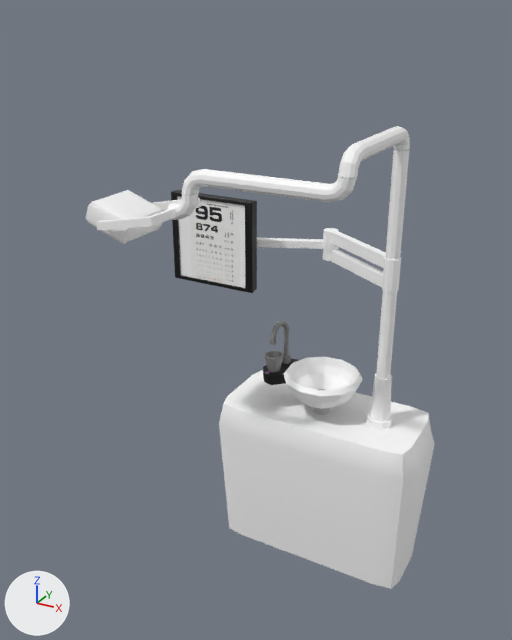
One commit to the FBX model VRdentist/Assets/Dental/DentalRoom/Model/TableLight.fbx: the scene before it, then after it.
Rendered twice from a 50 mm camera at (1.36, -2.17, 2.58) aimed at (-0.05, 0.39, 1.3). The lights are fixed; the arrows at lower left show +X, +Y and +Z. Where no turn or scale is listed for an object, it has been applied to the vertices.
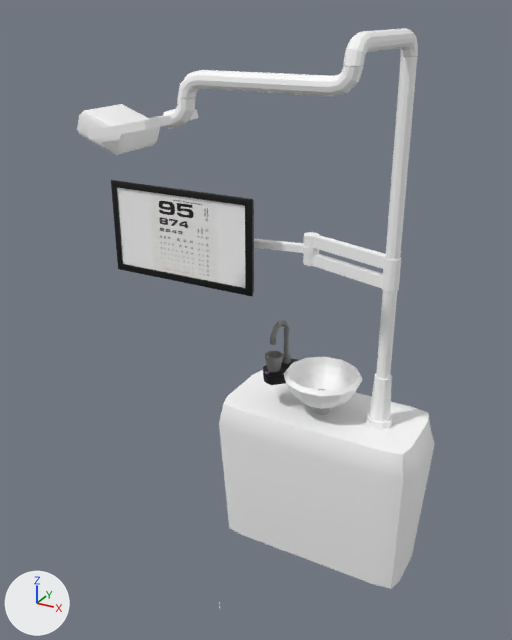
ob_tablelight is not drawn itself; it is the parent of ob_tv, ob_pcylinder28, ob_light, ob_lightstand, ob_mouthful.
ob_lightstand is not drawn itself; it is the parent of ob_ptorus6.
ob_tv is not drawn itself; it is the parent of ob_pcube81.

Where the newer file only moved an object's origin or applied its transform, the numbers keep the older frame.

What changed in the scene script:
```text
Change me_mesh_005:
    where me_mesh_005.from_pydata(...)  # 144 vertices, 134 faces; spans x -0.032..0.032, y -0.307..0.307, z -0.055..0.055
    me_mesh_005 part 4: the whole mesh is moved by (0.0, 0.0, 0.34)
Change me_mesh_018:
    used by ob_pcylinder28; parent = ob_tablelight; location = (2.453, 47.17, -48.7); rotation_euler = (0.0, 0.349, 0.0), in degrees (0, 20, 0); scale = (3.88, 1.7, 3.88)
    remove me_mesh_018.from_pydata(...)  # 32 vertices, 42 faces; spans x -16.6..1.0, y -1.0..1.0, z -1.0..1.5
    add me_mesh_018.from_pydata(...)  # 32 vertices, 42 faces; spans x -64.6..3.9, y -1.7..1.7, z -3.9..11.2
    me_mesh_018 part 8: 32 of 32 vertices moved; they spanned x -16.6..1.0, y -1.0..1.0, z -1.0..1.5 and now span x -64.6..3.9, y -1.7..1.7, z -3.9..11.2; mean shift (-8.4, 0.0, 1.9); largest move (-16.6, -1.0, 0.5) -> (-64.6, -1.7, 10.5)
Change me_mesh_017:
    where me_mesh_017.from_pydata(...)  # 100 vertices, 124 faces; spans x -0.418..0.035, y -0.035..0.284, z -0.14..0.0
    me_mesh_017 part 1: the whole mesh is turned 15.1 degrees about the z axis through the mesh origin
Change me_mesh_007:
    where me_mesh_007.from_pydata(...)  # 146 vertices, 156 faces; spans x -0.89..0.89, y -2.73..2.73, z -2.95..2.95
    used by ob_ptorus6; parent = ob_lightstand; location = (-26.12, 188.3, 0.141); rotation_euler = (-1.571, 0.0, 1.776), in degrees (-90, 0, 102); scale = (6.3, 6.3, 6.3)
    me_mesh_007 part 5: the whole mesh is multiplied about its middle by the matrix ((-1.283, 0.0, -6.168), (6.168, 0.0, -1.283), (0.0, -6.3, 0.0))
Change me_mesh_004:
    where me_mesh_004.from_pydata(...)  # 74 vertices, 84 faces; spans x -0.059..0.059, y -0.059..0.059, z -0.63..0.63
    me_mesh_004 part 3: all 13 vertices in x -0.031..0.031, y -0.032..0.032, z 0.63 are moved by (0.0, 0.0, 0.341)
Change me_mesh_016:
    where me_mesh_016.from_pydata(...)  # 4 vertices, 1 face; spans x -0.108..0.264, y 0.0, z -0.198..0.198
    me_mesh_016 part 7
    me_mesh_016.vertices[0].co: (-0.108, 0.0, -0.198) -> (-0.463, 0.0, -0.198)  # pixel (180, 275) -> pixel (123, 263)
    me_mesh_016.vertices[1].co: (0.264, 0.0, -0.198) -> (0.263, 0.0, -0.198)  # pixel (246, 288)
    me_mesh_016.vertices[2].co: (-0.108, 0.0, 0.198) -> (-0.463, 0.0, 0.198)  # pixel (176, 195) -> pixel (117, 187)
    me_mesh_016.vertices[3].co: (0.264, 0.0, 0.198) -> (0.263, 0.0, 0.198)  # pixel (246, 205) -> pixel (245, 205)
Change me_mesh_001:
    where me_mesh_001.from_pydata(...)  # 28 vertices, 26 faces; spans x -0.102..0.102, y -0.12..0.12, z -0.075..0.076
    me_mesh_001 part 9: the whole mesh is moved by (0.0, 0.0, 0.34)
Change me_mesh_006:
    where me_mesh_006.from_pydata(...)  # 96 vertices, 86 faces; spans x -0.342..0.342, y -0.032..0.032, z -0.063..0.063
    me_mesh_006 part 6: the whole mesh is moved by (0.0, 0.0, 0.34)
Change me_mesh_015:
    used by ob_pcube81; parent = ob_tv; location = (-1.772, 0.0000191, -0.779); scale = (17.8, 10.0, 3.03)
    remove me_mesh_015.from_pydata(...)  # 24 vertices, 22 faces; spans x -0.179..0.378, y -0.489..0.489, z 0.014..0.512
    add me_mesh_015.from_pydata(...)  # 24 vertices, 22 faces; spans x -11.299..6.731, y -5.277..5.277, z 0.043..1.551
    me_mesh_015 part 2: 24 of 24 vertices moved; they spanned x -0.179..0.378, y -0.489..0.489, z 0.014..0.512 and now span x -11.299..6.731, y -5.277..5.277, z 0.043..1.551; mean shift (-2.383, 0.0, 0.723); largest move (-0.179, -0.489, 0.464) -> (-11.299, -5.277, 1.408)
Change ob_tv:
    ob_tv.location: (-46.33, 48.38, -24.36) -> (-26.37, 156.5, -24.36)
Change ob_pcylinder28:
    ob_pcylinder28.rotation_euler: (0.0, 0.349, 0.0) -> (0.0, 0.0, 0.0)  # degrees (0, 20, 0) -> degrees (0, 0, 0)
    ob_pcylinder28.scale: (3.88, 1.7, 3.88) -> (1.0, 1.0, 1.0)
    ob_pcylinder28.location: (2.453, 47.17, -48.7) -> (17.27, 155.3, -37.9)
Change ob_ptorus6:
    ob_ptorus6.rotation_euler: (-1.571, 0.0, 1.776) -> (0.0, 0.0, 0.0)  # degrees (-90, 0, 102) -> degrees (0, 0, 0)
    ob_ptorus6.scale: (6.3, 6.3, 6.3) -> (1.0, 1.0, 1.0)
    ob_ptorus6.location: (-26.12, 188.3, 0.141) -> (-26.12, 222.3, 0.141)
Change ob_lightstand:
    ob_lightstand.location: (-9.858, -109.5, 31.1) -> (10.1, -1.372, 31.1)
Change ob_tablelight:
    ob_tablelight.location: (0.0986, 0.311, 1.095) -> (-0.101, 0.311, 0.0137)
Change ob_pcube81:
    ob_pcube81.scale: (17.8, 10.0, 3.03) -> (1.0, 1.0, 1.0)
```

Boxes [x1, y1, x2, y2] around the edits, measured in the pictures (512 x 640 px; the box of a moved part takes in the faces that stretch with it):
'pPlane1', reshaped (86% wider, 9% taller): before [177, 196, 246, 288]; after [117, 188, 246, 288]
'pTorus7', mesh moved: before [182, 169, 357, 202]; after [178, 65, 364, 98]
'pCylinder11', reshaped (18% wider, 33% taller): before [367, 149, 410, 430]; after [367, 56, 418, 430]
'pCube25', mesh moved: before [86, 190, 163, 244]; after [77, 104, 160, 155]
'pCube81', reshaped, rescaled, moved (66% wider, 13% taller): before [171, 190, 257, 293]; after [111, 180, 254, 297]
'pCylinder29', mesh turned: before [322, 228, 401, 292]; after [303, 232, 401, 292]
'pTorus5', mesh moved: before [338, 126, 410, 178]; after [343, 28, 418, 66]
'pTorus6', reshaped, moved, turned, rescaled: before [96, 193, 201, 230]; after [87, 98, 198, 140]
'pCylinder28', reshaped, moved, turned, rescaled: before [257, 238, 339, 250]; after [254, 239, 319, 255]
part 3 of me_mesh_004, moved or reshaped: before [376, 149, 410, 379]; after [376, 56, 418, 379]
